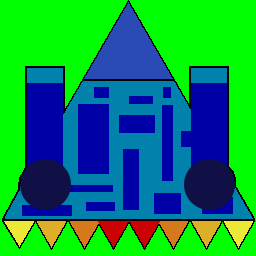
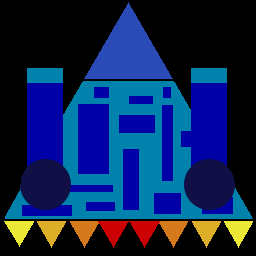
Layered file, before and after one edit (256 x 256). Changes by layer:
hid "Слой 1" over (x1=0, y1=0, x2=256, y2=256)
added layer "Слой 2" over (x1=0, y1=0, x2=256, y2=256)
